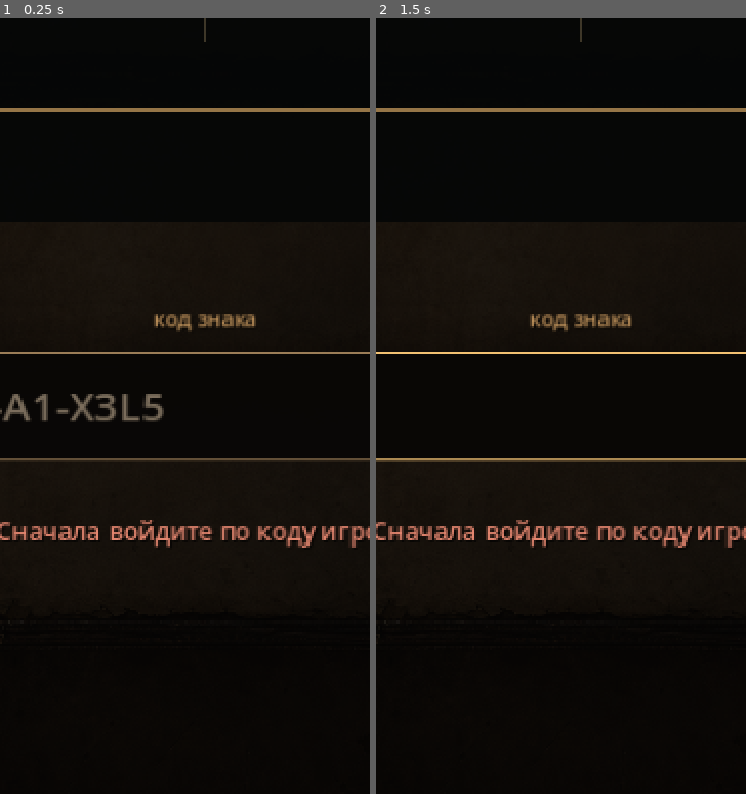
Above: before the commit, frames 1-2 (left to right).
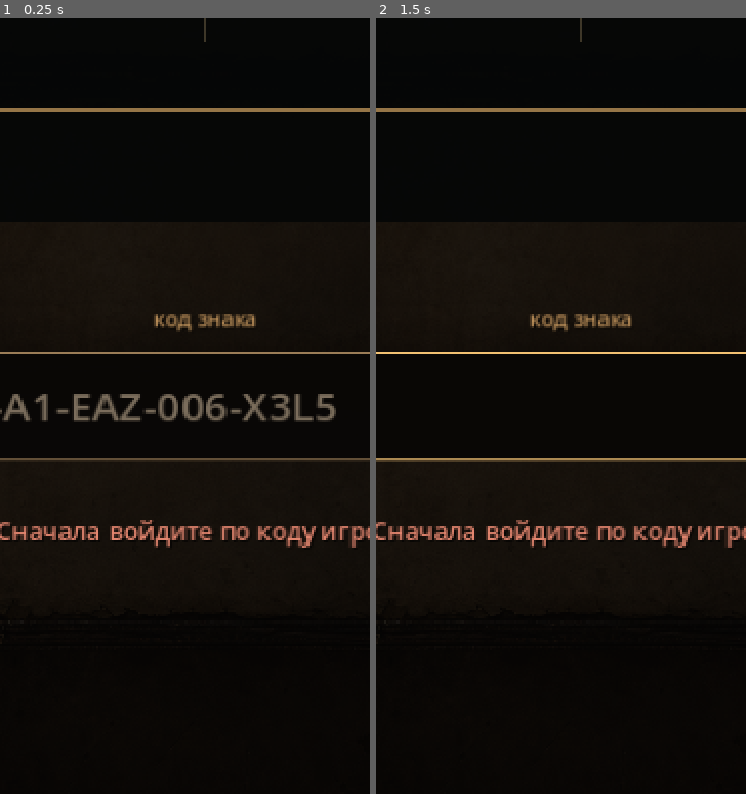
Above: after the commit, the same moments.

Repository: ianssensQ/Witcher-LARP
Game: Godot game, scene res://scenes/qr_pve.tscn
Two runs of this game, one before a commit and one after it. Both use one fixed random seed, a clock stepped at 60 frames per second and the inputs below. This scene is started directly instead of the project's main scene.
Inputs (mouse positions are % of the whole screen's width and height, from its top left):
- Up to frame 1 (0.25 s): no input
- Up to frame 2 (1.5 s): click (50, 63) at 0.52 s; type "12" at 0.6 s; click "<" at 1.25 s
The pictures show only the part of the screen within x 22-72%, y 38-88%; the shares and areas given below are measured in that part.

The runs differ from the first frame. In frame 1, 1.3% of the frame differs, in the area x 18-91%, y 48-53%; in frame 2, nothing differs.

Commit message:
feat: integrate iOS PvE and QR flows

Diff:
--- a/mobile/scripts/qr_pve_view.gd
+++ b/mobile/scripts/qr_pve_view.gd
@@ -175,7 +175,7 @@
 	_make_label("ManualLabel", Rect2(38, 478, 314, 18), "код знака", 11, Color(0.76, 0.58, 0.36), HORIZONTAL_ALIGNMENT_CENTER)
 	_manual_input = LineEdit.new()
 	_manual_input.name = "ManualCodeInput"
-	_manual_input.placeholder_text = "QR-A1-X3L5"
+	_manual_input.placeholder_text = "QR-A1-EAZ-006-X3L5"
 	_manual_input.clear_button_enabled = true
 	_manual_input.text_submitted.connect(_on_manual_submitted)
 	_manual_input.text_changed.connect(_on_manual_text_changed)
Not shown, changed: docs/ui/mobile-witcher-sorceress-shared-flow-v0.1.md
Not shown, changed: ios/README.md
Not shown, changed: ios/WitcherLARP.xcodeproj/project.pbxproj
Not shown, changed: ios/WitcherLARP/App/AppModel.swift
Not shown, changed: ios/WitcherLARP/Core/API/LarpAPIClient.swift
Not shown, changed: ios/WitcherLARP/Core/Models/APIModels.swift
Not shown, changed: ios/WitcherLARP/Core/Models/SnapshotModels.swift
Not shown, changed: ios/WitcherLARP/Core/Storage/LocalStore.swift
Not shown, changed: ios/WitcherLARP/Core/Sync/EventQueueStore.swift
Not shown, changed: ios/WitcherLARP/Features/Gwent/GwentTableView.swift
Not shown, changed: ios/WitcherLARP/Features/Home/HomeView.swift
Not shown, changed: ios/WitcherLARP/Features/Login/LoginView.swift
(and 10 more such lines)
